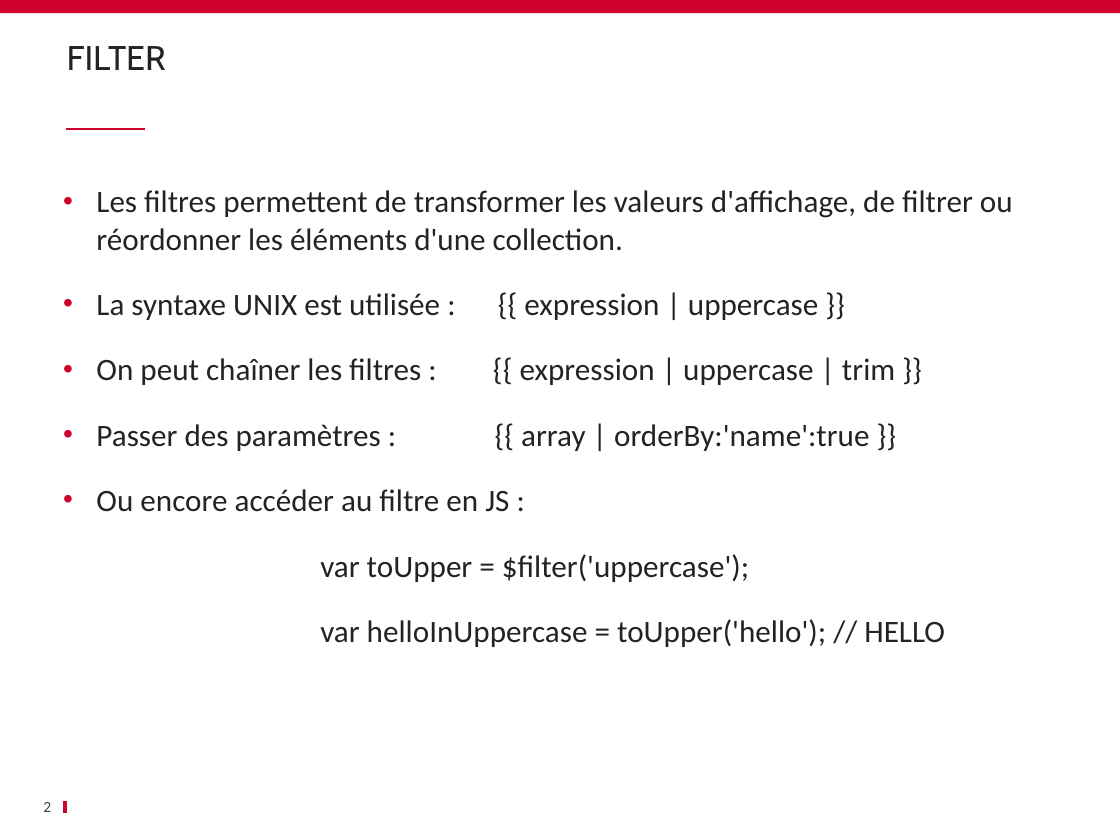
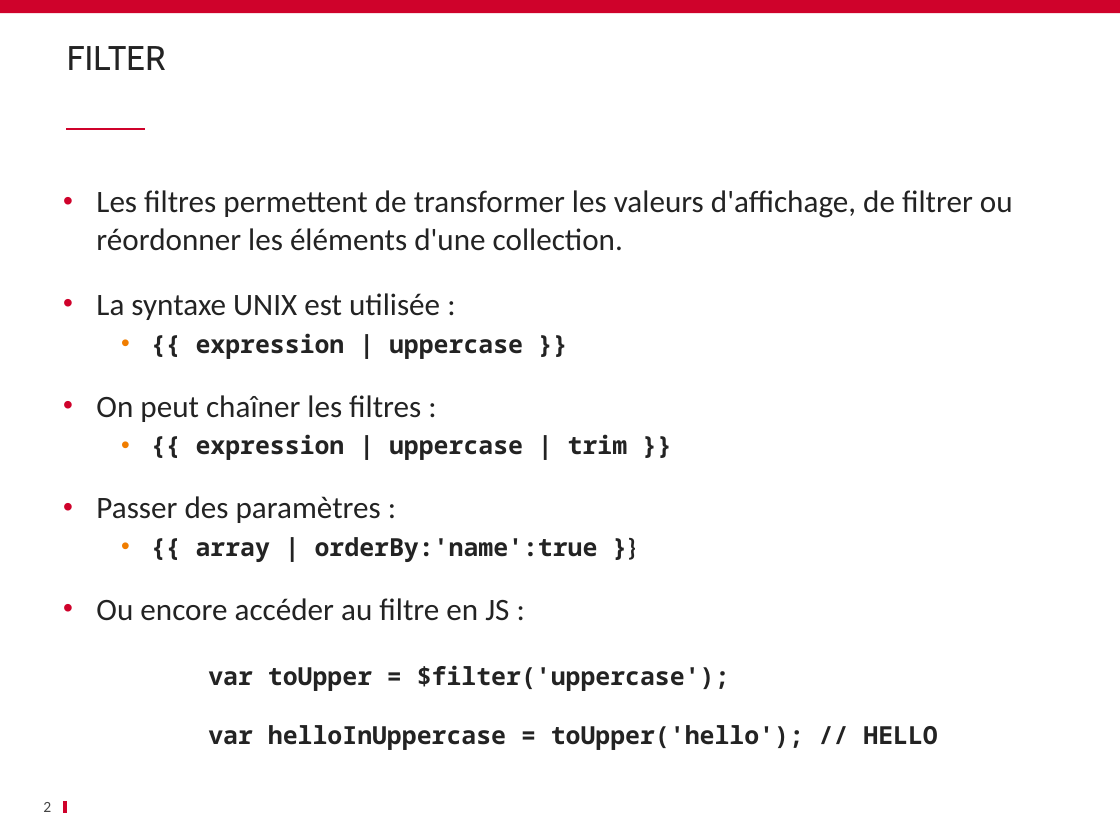
Before and after one commit to ycintre/formation-angularjs, a slide deck: slide 2 of 05 Built-in filters/Built-in filters.pptx. Drawn at 1120x840 pixels with LibreOffice and Linux fonts; fonts in the diff are those of the drawing; background and template pictures are left out. Boxes give left, top, right and bottom in pixels: in the first picture for what was removed or moved away, otherwise in the second. Text is boxed around its words. In the diff, an @@ line names an element or a change of style, - is before the commit and + after.

Commit message:
improve built-in filters

```diff
--- a/05 Built-in filters/Built-in filters.pptx
+++ b/05 Built-in filters/Built-in filters.pptx
@@ text at (96, 293, 628, 562): text changed; size 20 to 16 pt; font Calibri to Noto Sans Mono; bold on @@
-• La syntaxe UNIX est utilisée : {{ expression | uppercase }}
-• On peut chaîner les filtres : {{ expression | uppercase | trim }}
-• Passer des paramètres : {{ array | orderBy:'name':true }}
+• La syntaxe UNIX est utilisée :
+  • {{ expression | uppercase }}
+• On peut chaîner les filtres :
+  • {{ expression | uppercase | trim }}
+• Passer des paramètres :
+  • {{ array | orderBy:'name':true }}
@@ text at (208, 665, 937, 750): size 20 to 16 pt, font Calibri to Noto Sans Mono, bold on in "var toUpper = $filter('uppercase');", "var helloInUppercase = toUpper('hello'); // HELLO" @@
```
Also in this commit, not shown: 4 other slides changed.
